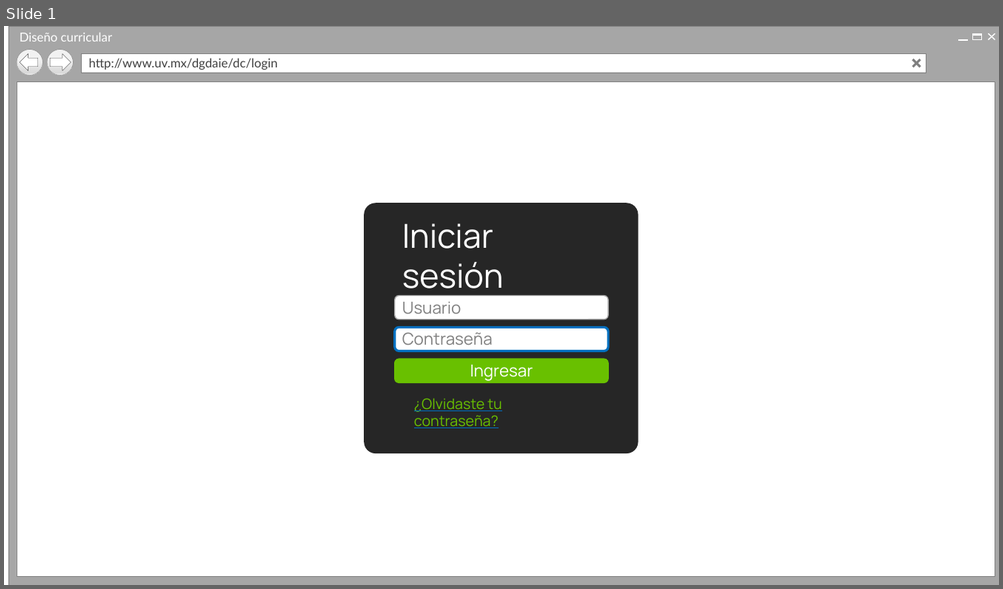
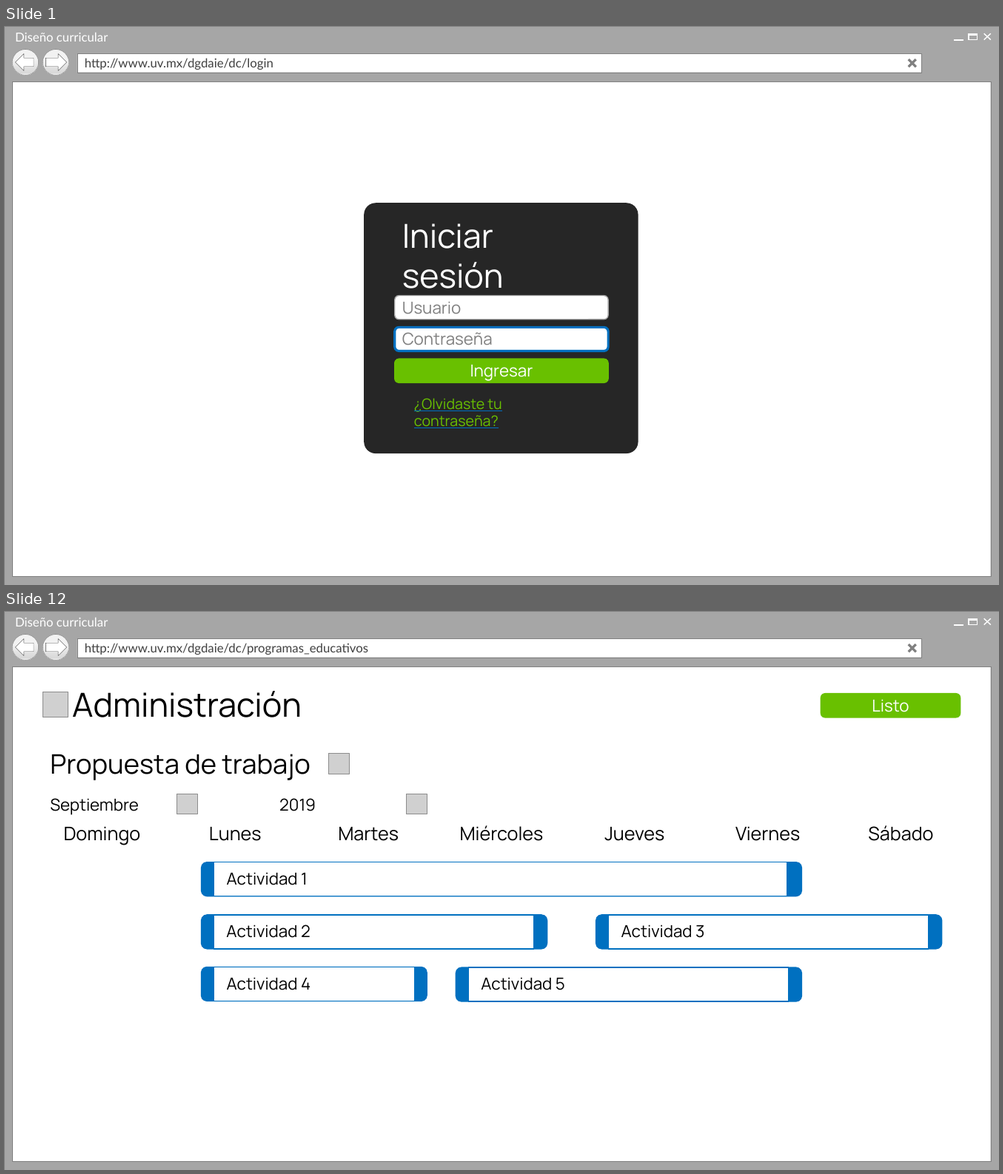
Before and after one commit to Senzho/DISENO_CURRICULAR_SS_05_2019, a slide deck: Diseño/Prototipos V2.pptx. Shown one above the other, each under a label of ours: slide 1 before the commit, slides 1 and 12 after it; the slides between them are not shown. The pictures are 1003x589 and 1003x1174 pixels, drawn with LibreOffice and Linux fonts; fonts in the diff are those of the drawing; grey boxes stand for pictures; background and template pictures are left out. Boxes give left, top, right and bottom in pixels: in the first picture for what was removed or moved away, otherwise in the second. Text is boxed around its words. In the diff, an @@ line names an element or a change of style, - is before the commit and + after.

Commit message:
Prototipos
- Partes antes del diseño.

```diff
--- a/Diseño/Prototipos V2.pptx
+++ b/Diseño/Prototipos V2.pptx
@@ slide 12 added at (x1=4, y1=611, x2=999, y2=1170), background #FFFFFF @@
@@ group added at (x1=4, y1=611, x2=999, y2=1170): 6 rectangles, 4 lines, 2 ellipses, 1 text, 1 left arrow, 1 right arrow @@
+Diseño curricular
+http://www.uv.mx/dgdaie/dc/programas_educativos
@@ picture added at (x1=42, y1=692, x2=68, y2=717) @@
@@ text added at (x1=72, y1=691, x2=301, y2=718), 32 pt, text #000000 @@
+Administración
@@ rounded rectangle added at (x1=821, y1=694, x2=961, y2=718), fill #69C000, outline #69C000 1 pt @@
@@ text added at (x1=871, y1=699, x2=908, y2=712), 16 pt, text #FFFFFF @@
+Listo
@@ text added at (x1=50, y1=754, x2=310, y2=780), 26 pt, text #000000 @@
+Propuesta de trabajo
@@ picture added at (x1=329, y1=754, x2=350, y2=775) @@
@@ text added at (x1=50, y1=798, x2=139, y2=815), 16 pt, text #000000 @@
+Septiembre
@@ picture added at (x1=177, y1=794, x2=198, y2=815) @@
@@ text added at (x1=279, y1=798, x2=316, y2=812), 16 pt, text #000000 @@
+2019
@@ picture added at (x1=406, y1=794, x2=427, y2=815) @@
@@ text added at (x1=64, y1=826, x2=933, y2=846), 18 pt, text #000000 @@
+Domingo Lunes Martes Miércoles Jueves Viernes Sábado
@@ rounded rectangle added at (x1=201, y1=863, x2=801, y2=897), fill #0070C0, outline #0070C0 1 pt @@
@@ rounded rectangle added at (x1=213, y1=863, x2=788, y2=897), fill #FFFFFF, outline #0070C0 1 pt @@
@@ text added at (x1=227, y1=872, x2=307, y2=886), 16 pt, text #000000 @@
+Actividad 1
@@ rounded rectangle added at (x1=201, y1=915, x2=546, y2=950), fill #0070C0, outline #0070C0 1 pt @@
@@ rounded rectangle added at (x1=213, y1=915, x2=534, y2=950), fill #FFFFFF, outline #0070C0 1 pt @@
@@ rounded rectangle added at (x1=596, y1=915, x2=941, y2=950), fill #0070C0, outline #0070C0 1 pt @@
@@ rounded rectangle added at (x1=609, y1=915, x2=928, y2=950), fill #FFFFFF, outline #0070C0 1 pt @@
@@ text added at (x1=226, y1=925, x2=310, y2=938), 16 pt, text #000000 @@
+Actividad 2
@@ text added at (x1=621, y1=925, x2=704, y2=938), 16 pt, text #000000 @@
+Actividad 3
@@ rounded rectangle added at (x1=201, y1=968, x2=427, y2=1002), fill #0070C0, outline #0070C0 1 pt @@
@@ rounded rectangle added at (x1=213, y1=968, x2=415, y2=1002), fill #FFFFFF, outline #0070C0 1 pt @@
@@ text added at (x1=227, y1=977, x2=310, y2=991), 16 pt, text #000000 @@
+Actividad 4
@@ rounded rectangle added at (x1=456, y1=968, x2=802, y2=1002), fill #0070C0, outline #0070C0 1 pt @@
@@ rounded rectangle added at (x1=468, y1=968, x2=788, y2=1002), fill #FFFFFF, outline #0070C0 1 pt @@
@@ text added at (x1=481, y1=977, x2=565, y2=991), 16 pt, text #000000 @@
+Actividad 5
@@ slide 1 changed as well @@
@@ 6 rectangles, 4 lines, 2 ellipses, 1 text, 1 left arrow, 1 right arrow moved together from (x1=8, y1=26, x2=999, y2=585) to (x1=4, y1=26, x2=999, y2=585) @@
```
Also in this commit, not shown: 1 other slide changed, 9 other slides added.
